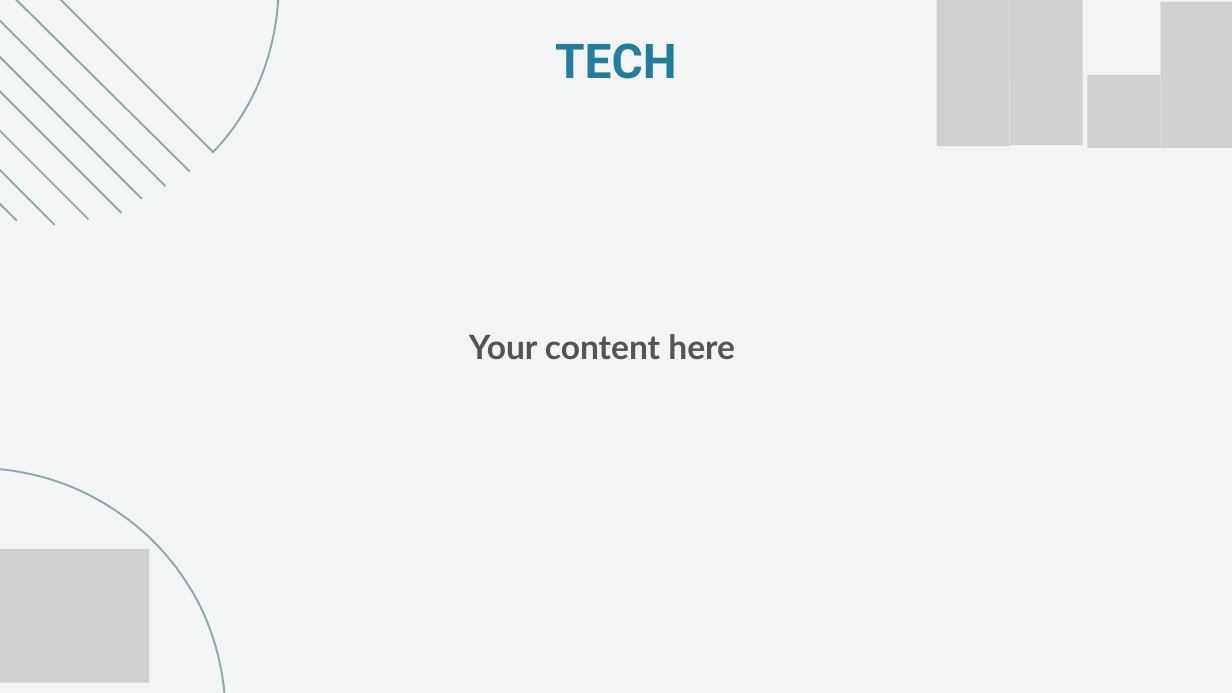
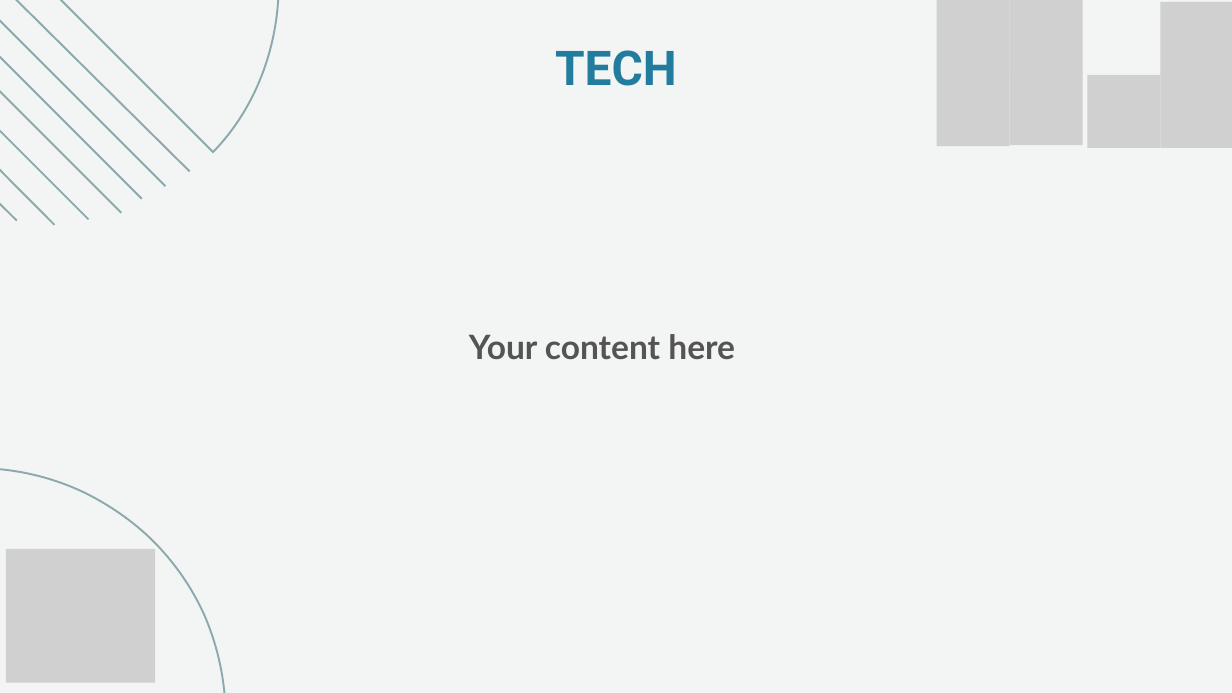
Before and after one commit to akuldeepj/recurse-codenovate, a slide deck: slide 3 of public/downloads/ppt-template.pptx. Drawn at 1232x693 pixels with LibreOffice and Linux fonts; fonts in the diff are those of the drawing; grey boxes stand for pictures; background and template pictures are left out. Boxes give left, top, right and bottom in pixels: in the first picture for what was removed or moved away, otherwise in the second. Text is boxed around its words. In the diff, an @@ line names an element or a change of style, - is before the commit and + after.

```diff
--- a/public/downloads/ppt-template.pptx
+++ b/public/downloads/ppt-template.pptx
@@ text "TECH": place and size @@
-text "TECH" at [555,43,677,79]
+text "TECH" at [555,50,677,86]
@@ picture: place and size @@
-picture at [0,549,149,683]
+picture at [6,549,155,683]
```
Also in this commit, not shown: 7 other slides changed.
